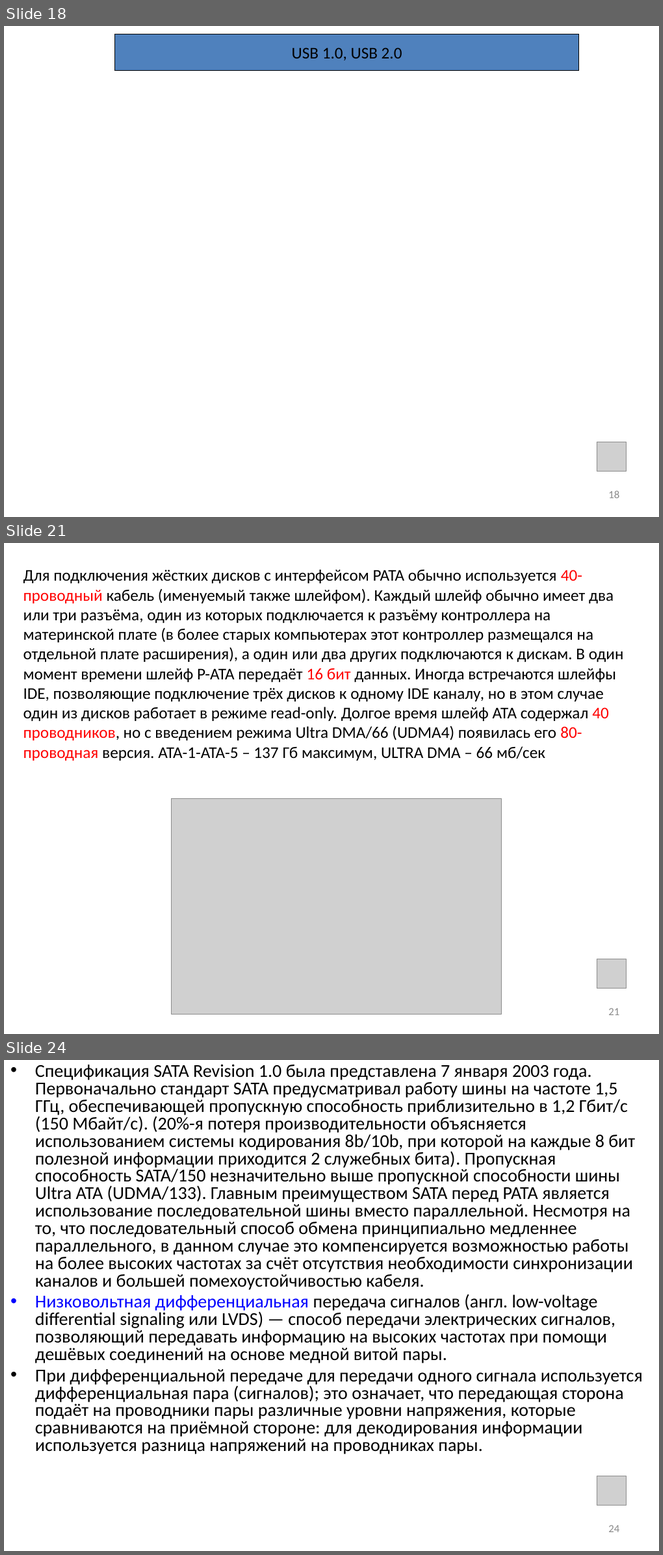
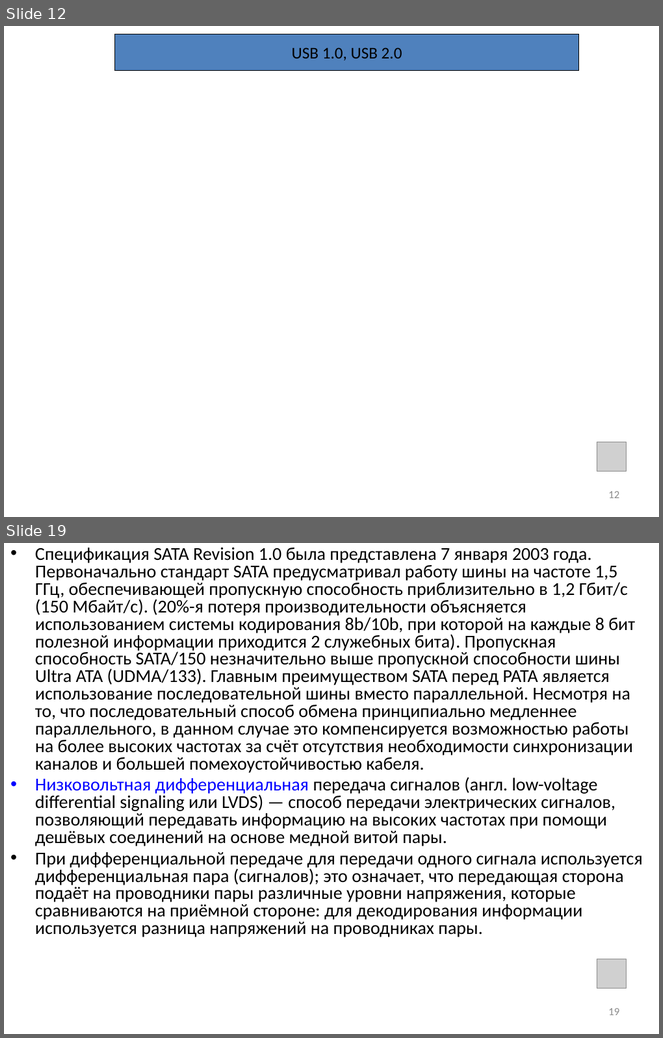
Before and after one commit to saysaysx/manual_materials, a slide deck: inf/audio/inf_5_sysbl_final.pptx. Shown one above the other, each under a label of ours: slides 18, 21 and 24 before the commit, slides 12 and 19 after it; the slides between them are not shown. The pictures are 663x1555 and 663x1038 pixels, drawn with LibreOffice and Linux fonts; fonts in the diff are those of the drawing; grey boxes stand for pictures; background and template pictures are left out. Boxes give left, top, right and bottom in pixels: in the first picture for what was removed or moved away, otherwise in the second. Text is boxed around its words. In the diff, an @@ line names an element or a change of style, - is before the commit and + after.

```diff
--- a/inf/audio/inf_5_sysbl_final.pptx
+++ b/inf/audio/inf_5_sysbl_final.pptx
@@ slide 21 removed at [4,543,659,1034], background #FFFFFF @@
@@ text removed at [24,570,624,761] @@
-Для подключения жёстких дисков с интерфейсом PATA обычно используется 40-проводный кабель (именуемый также шлейфом). Каждый шлейф обычно имеет два или три разъёма, один из которых подключается к разъёму контроллера на материнской плате (в более старых компьютерах этот контроллер размещался на отдельной плате расширения), а один или два других подключаются к дискам. В один момент времени шлейф P-ATA передаёт 16 бит данных. Иногда встречаются шлейфы IDE, позволяющие подключение трёх дисков к одному IDE каналу, но в этом случае один из дисков работает в режиме read-only. Долгое время шлейф ATA содержал 40 проводников, но с введением режима Ultra DMA/66 (UDMA4) появилась его 80-проводная версия. ATA-1-ATA-5 – 137 Гб максимум, ULTRA DMA – 66 мб/сек
@@ picture removed at [172,799,501,1015] @@
@@ picture removed at [597,959,627,988] @@
@@ page number removed at [608,1008,620,1016] @@
-21
@@ what was slide 18 is now slide 12 @@
@@ page number at [608,491,620,499]: text changed @@
-18
+12
@@ what was slide 24 is now slide 19 @@
@@ page number at [608,1008,620,1016]: text changed @@
-24
+19
```
Also in this commit, not shown: 6 slides changed, 22 slides added, 12 other slides removed.
